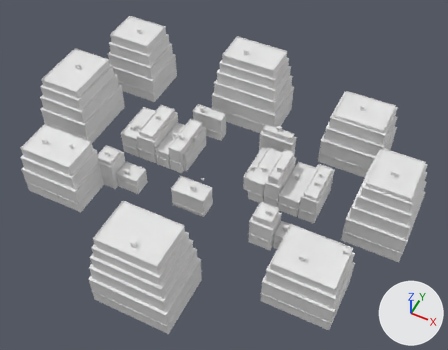
What one commit did to the glTF model game/assets/props/city_shells.glb.
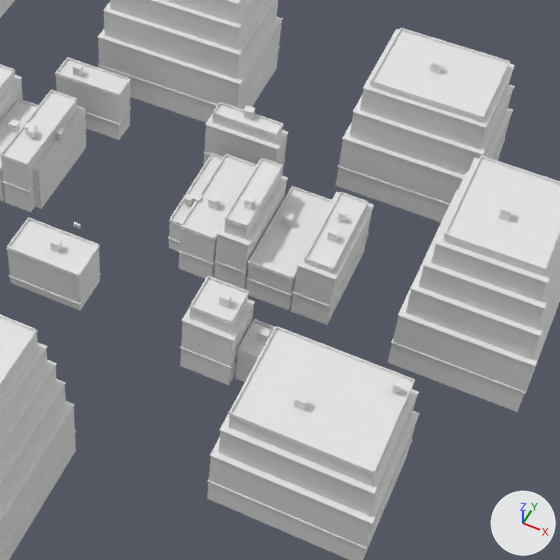
Old and new are each drawn whole from a camera (50 mm lens) standing at (103.9, -210.0, 256.4) and looking at (9.0, -20.2, 19.2) and again close up on the part from 37% to 93% of the width and 22% to 94% of the height. Arrows for +X, +Y and +Z are at lower right; the lights stay in place. The last two pictures show the newer version. Vertices at exactly the same position are counted once.

Names of what the first close-up shows: 'site_far_e__bronze', 'site_far_e__concrete', 'site_far_n__concrete', 'site_far_ne__brick', 'site_far_ne__bronze', 'site_far_s__bronze', 'site_far_s__concrete', 'site_far_se__brick', 'site_far_se__bronze', 'site_nbr_s2__soot', 'site_ne1__brick', 'site_ne1__concrete', 'site_ne1__metal', 'site_ne2__bronze', 'site_ne2__concrete', 'site_ne3__soot', 'site_ne4__brick', 'site_ne4__bronze', 'site_ne4__concrete' and 34 more.
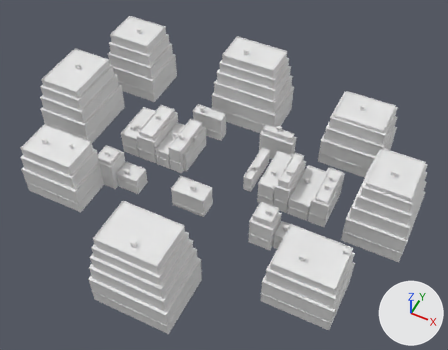
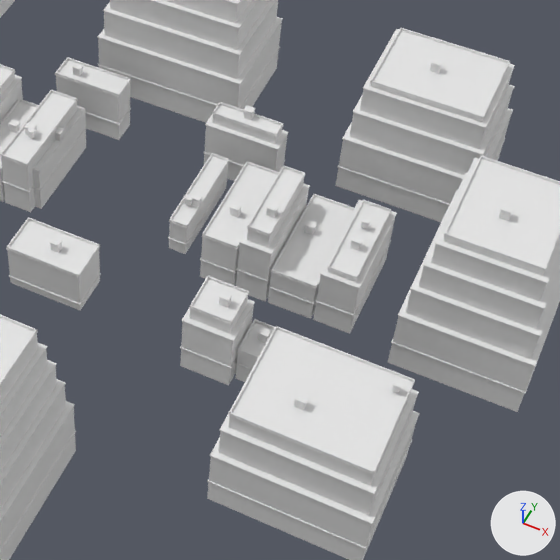
Where the change shows, as pixel boxes (x1, y1, x2, y2) in the close-ups (560 x 560 px):
'site_ne3__soot', moved: before (246, 186, 332, 296); after (268, 194, 354, 305)
'site_ne4__bronze', moved: before (292, 192, 374, 308); after (315, 200, 397, 316)
'site_ne1__metal', moved: before (178, 154, 256, 265); after (200, 161, 279, 273)
'site_ne2__concrete', moved: before (214, 170, 287, 289); after (236, 179, 309, 301)
'site_ne2__bronze', moved: before (214, 158, 288, 274); after (236, 165, 310, 282)
'site_ne4__brick', moved: before (294, 208, 373, 306); after (316, 218, 395, 315)
'site_ne4__concrete', moved: before (291, 238, 367, 325); after (313, 246, 389, 334)
'site_ne1__brick', moved: before (179, 200, 219, 263); after (201, 208, 241, 272)
'site_ne1__concrete', moved: before (179, 253, 215, 279); after (200, 261, 237, 286)

Edits to the bpy script that builds the scene:
```text
Change me_cube_078:
    used by ob_site_ne1__brick; location = (0.0, 0.0, 0.0)
    remove me_cube_078.from_pydata(...)  # 48 vertices, 88 faces; spans x 20.2..28.8, y -14.2..11.5, z 6.5..17.5
    add me_cube_078.from_pydata(...)  # 48 vertices, 88 faces; spans x 25.8..34.4, y -14.2..11.5, z 6.5..17.5
    me_cube_078 part 1: the whole mesh is moved by (5.6, 0.0, 0.0)
Change me_cube_076:
    used by ob_site_ne1__concrete; location = (0.0, 0.0, 0.0)
    remove me_cube_076.from_pydata(...)  # 24 vertices, 44 faces; spans x 20.2..28.8, y -14.2..11.5, z 0.0..6.2
    add me_cube_076.from_pydata(...)  # 24 vertices, 44 faces; spans x 25.8..34.4, y -14.2..11.5, z 0.0..6.2
    me_cube_076 part 2: the whole mesh is moved by (5.6, 0.0, 0.0)
Change me_cube_077:
    used by ob_site_ne1__metal; location = (0.0, 0.0, 0.0)
    remove me_cube_077.from_pydata(...)  # 168 vertices, 308 faces; spans x 20.0..29.0, y -14.4..11.7, z 6.2..17.6
    add me_cube_077.from_pydata(...)  # 168 vertices, 308 faces; spans x 25.6..34.6, y -14.4..11.7, z 6.2..17.6
    me_cube_077 part 3: the whole mesh is moved by (5.6, 0.0, 0.0)
Change me_cube_087:
    used by ob_site_ne2__bronze; location = (0.0, 0.0, 0.0)
    remove me_cube_087.from_pydata(...)  # 192 vertices, 352 faces; spans x 29.2..37.2, y -14.4..9.2, z 7.4..24.4
    add me_cube_087.from_pydata(...)  # 192 vertices, 352 faces; spans x 34.8..42.8, y -14.4..9.2, z 7.4..24.4
    me_cube_087 part 4: the whole mesh is moved by (5.6, 0.0, 0.0)
Change me_cube_086:
    used by ob_site_ne2__concrete; location = (0.0, 0.0, 0.0)
    remove me_cube_086.from_pydata(...)  # 96 vertices, 176 faces; spans x 29.4..37.0, y -14.2..9.0, z 0.0..24.3
    add me_cube_086.from_pydata(...)  # 96 vertices, 176 faces; spans x 35.0..42.6, y -14.2..9.0, z 0.0..24.3
    me_cube_086 part 5: the whole mesh is moved by (5.6, 0.0, 0.0)
Change me_cube_099:
    used by ob_site_ne3__soot; location = (0.0, 0.0, 0.0)
    remove me_cube_099.from_pydata(...)  # 168 vertices, 308 faces; spans x 37.4..48.6, y -14.4..12.2, z 5.6..14.1
    add me_cube_099.from_pydata(...)  # 168 vertices, 308 faces; spans x 43.0..54.2, y -14.4..12.2, z 5.6..14.1
    me_cube_099 part 6: the whole mesh is moved by (5.6, 0.0, 0.0)
Change me_cube_110:
    used by ob_site_ne4__brick; location = (0.0, 0.0, 0.0)
    remove me_cube_110.from_pydata(...)  # 96 vertices, 176 faces; spans x 49.0..58.0, y -14.2..10.5, z 7.1..20.6
    add me_cube_110.from_pydata(...)  # 96 vertices, 176 faces; spans x 54.6..63.6, y -14.2..10.5, z 7.1..20.6
    me_cube_110 part 7: the whole mesh is moved by (5.6, 0.0, 0.0)
Change me_cube_109:
    used by ob_site_ne4__bronze; location = (0.0, 0.0, 0.0)
    remove me_cube_109.from_pydata(...)  # 192 vertices, 352 faces; spans x 48.8..58.2, y -14.4..10.7, z 6.8..20.7
    add me_cube_109.from_pydata(...)  # 192 vertices, 352 faces; spans x 54.4..63.8, y -14.4..10.7, z 6.8..20.7
    me_cube_109 part 8: the whole mesh is moved by (5.6, 0.0, 0.0)
Change me_cube_108:
    used by ob_site_ne4__concrete; location = (0.0, 0.0, 0.0)
    remove me_cube_108.from_pydata(...)  # 24 vertices, 44 faces; spans x 49.0..58.0, y -14.2..10.5, z 0.0..6.8
    add me_cube_108.from_pydata(...)  # 24 vertices, 44 faces; spans x 54.6..63.6, y -14.2..10.5, z 0.0..6.8
    me_cube_108 part 9: the whole mesh is moved by (5.6, 0.0, 0.0)
```
